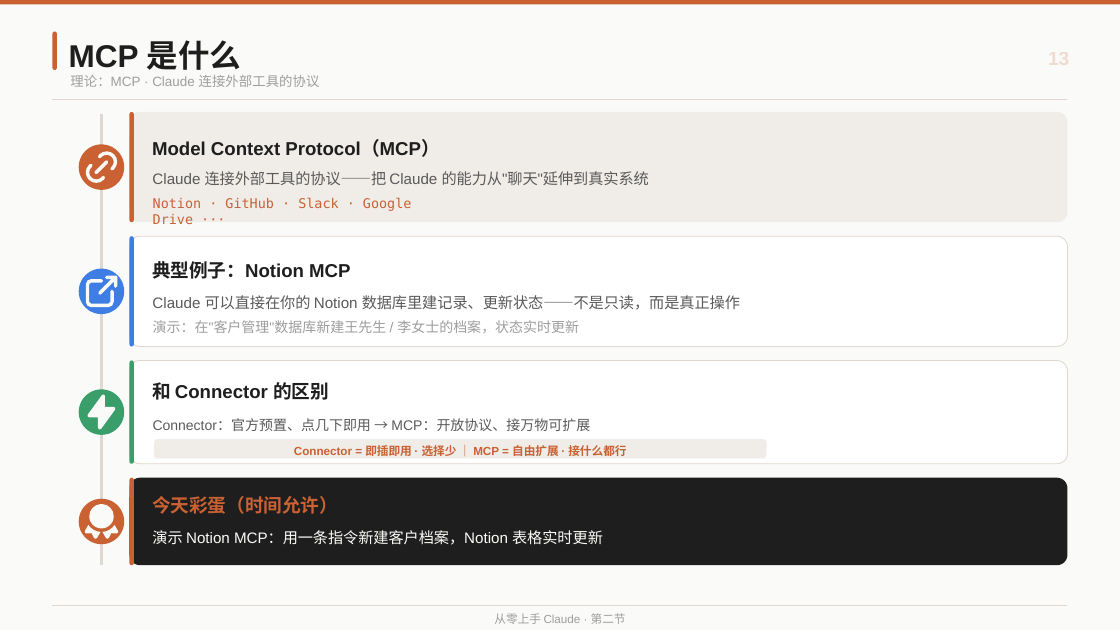
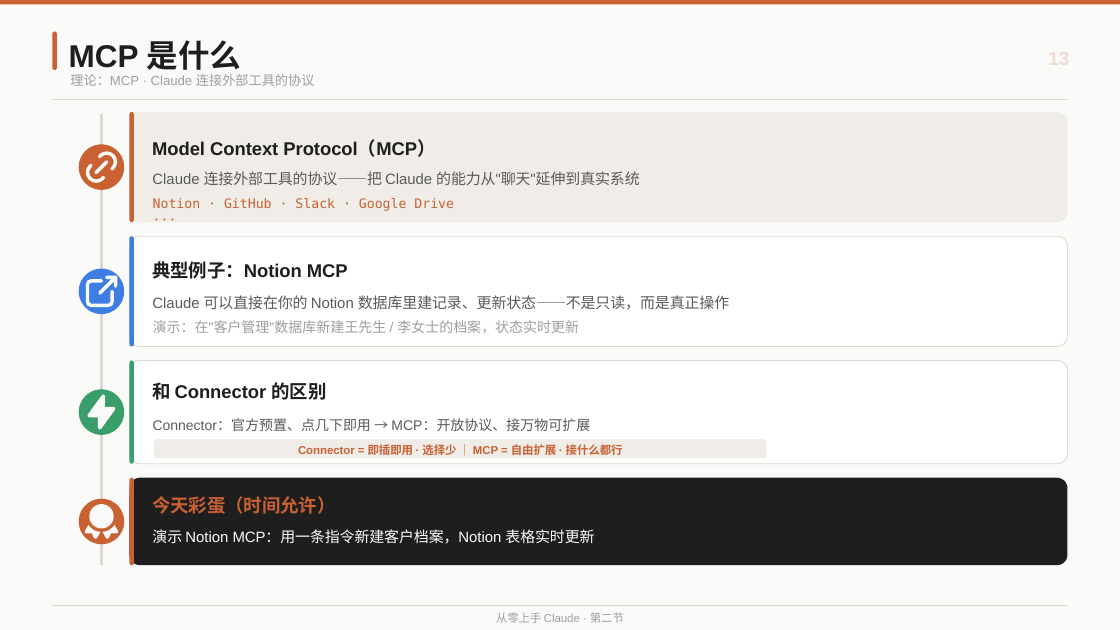
Before and after one commit to austinxyz/course-portal, a slide deck: slide 13 of dl/claude_course_s2.pptx. Drawn at 1120x630 pixels with LibreOffice and Linux fonts; fonts in the diff are those of the drawing. Boxes give left, top, right and bottom in pixels: in the first picture for what was removed or moved away, otherwise in the second. Text is boxed around its words. In the diff, an @@ line names an element or a change of style, - is before the commit and + after.

```diff
--- a/dl/claude_course_s2.pptx
+++ b/dl/claude_course_s2.pptx
@@ text "理论：MCP · Claude 连接外部工具的协议" at [70, 74, 315, 86]: size 11.5 to 11.2 pt @@
@@ text "Notion · GitHub · Slack ..." at [153, 198, 454, 211]: size 11.5 to 11.2 pt @@
@@ text "Connector = 即插即用 · 选择少 ..." at [298, 444, 623, 459]: size 10 to 9.8 pt @@
@@ size 16 to 15.8 pt in 4 elements at [152, 140, 435, 157], [152, 261, 348, 279], [152, 382, 326, 400], [152, 496, 335, 514] @@
@@ size 13 to 12.8 pt in 3 elements at [152, 171, 640, 185], [152, 295, 729, 310], [152, 529, 594, 544] @@
@@ text "从零上手 Claude · 第二节" at [496, 612, 624, 623]: size 10 to 9.8 pt @@
```
Also in this commit, not shown: 22 other slides changed, 1 other file.
